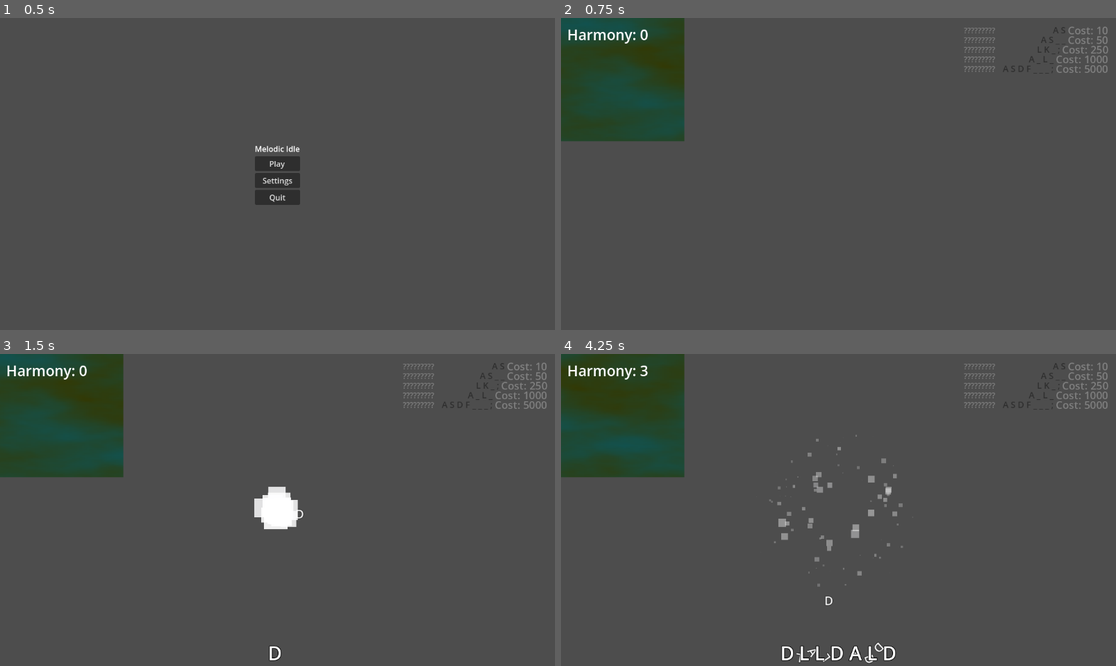
Above: before the commit, frames 1-4 (two rows, left to right).
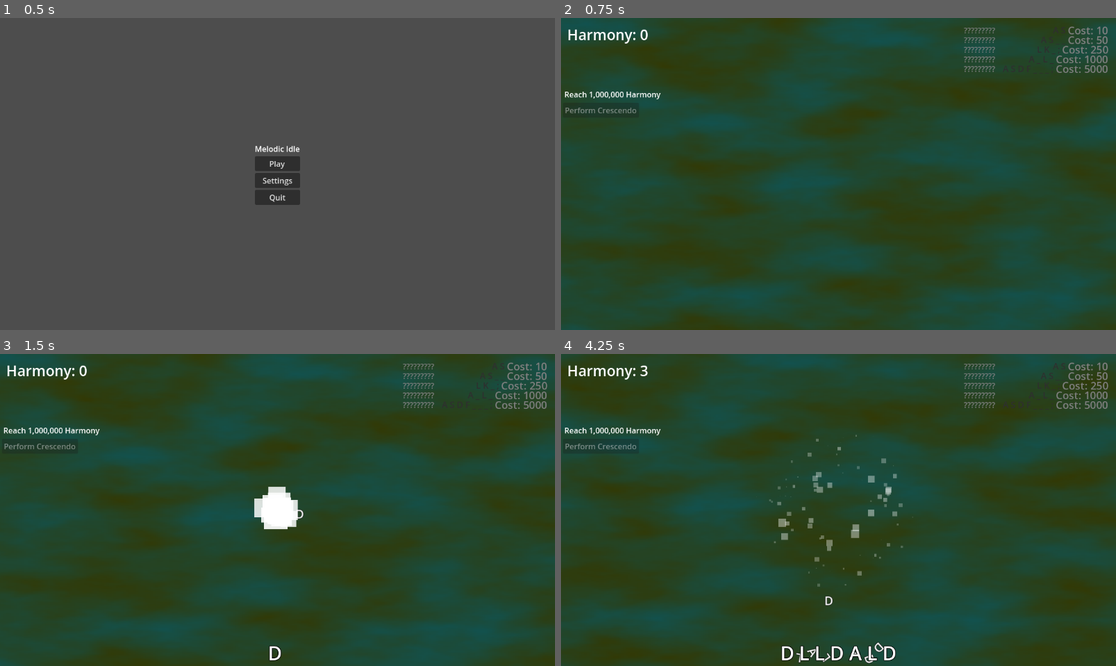
Above: after the commit, the same moments.

Repository: zKawaiiKittyz/Melodic-Idle
Game: Godot game, scene res://groups/scenes/main menu/main_menu.tscn
Same seed, same stepped clock (60 frames per second), same inputs: the game is played once before the commit and once after it.
Inputs:
- Up to frame 1 (0.5 s): no input
- Up to frame 2 (0.75 s): click "Play" at 0.5 s
- Up to frame 3 (1.5 s): tap Enter at 1.25 s; tap D (D) at 1.35 s
- Up to frame 4 (4.25 s): tap L (L) at 1.55, 2.1, 3.05 s; tap D (D) at 2.3, 3.6 s; tap A (A) at 2.85 s

Frame 1 is identical in both runs. In frame 2, 91% of the frame differs, in the area x 0-100%, y 0-100%; in frame 3, 90%; in frame 4, 90%.

Commit message:
Added Prestige

Diff:
--- a/melodic-idle-mew/groups/hud/pause menu/pause_menu.tscn
+++ b/melodic-idle-mew/groups/hud/pause menu/pause_menu.tscn
@@ -42,7 +42,7 @@
 [node name="QuitButton" type="Button" parent="PauseButtons"]
 unique_name_in_owner = true
 layout_mode = 2
-text = "Quit to Main Menu"
+text = "Quit to Desktop"
 
 [node name="SettingsView" type="VBoxContainer" parent="."]
 unique_name_in_owner = true
--- a/melodic-idle-mew/groups/scenes/main/main.gd
+++ b/melodic-idle-mew/groups/scenes/main/main.gd
@@ -37,6 +37,8 @@
 var sequence_tween: Tween
 var harmony: float = 0.0:
 	set = set_harmony
+var total_mastery_points: int = 0
+var mastery_points_on_reset: int = 0
 
 @onready var harmony_label: Label = %HarmonyLabel
 @onready var keypress_particles: GPUParticles2D = %KeypressParticles
@@ -47,6 +49,8 @@
 @onready var sequence_label: Label = %SequenceLabel
 @onready var pause_menu = $PauseMenu
 @onready var offline_progress_popup = %OfflineProgressPopup
+@onready var mastery_label: Label = %MasteryLabel
+@onready var prestige_button: Button = %PrestigeButton
 
 
 #region Static
@@ -87,6 +91,8 @@
 
 	pause_menu.quit_requested.connect(quit_to_main_menu)
 
+	prestige_button.pressed.connect(_on_prestige_button_pressed)
+
 
 func _setup_harmony_label() -> void:
 	harmony_changed.connect(_update_harmony_label)
@@ -114,6 +120,15 @@
 
 func _process(delta: float) -> void:
 	_increment_harmony(delta)
+
+	if harmony > 1_000_000:
+		mastery_points_on_reset = floor(log(harmony) / log(100)) - 2
+		prestige_button.disabled = false
+		mastery_label.text = "Crescendo for +%s Mastery" % mastery_points_on_reset
+	else:
+		mastery_points_on_reset = 0
+		prestige_button.disabled = true
+		mastery_label.text = "Reach 1,000,000 Harmony"
 
 
 func _unhandled_key_input(event: InputEvent) -> void:
@@ -155,7 +170,8 @@
 
 
 func _increment_harmony(delta: float) -> void:
-	harmony += harmony_per_second * delta
+	var prestige_bonus = 1.0 + (total_mastery_points * 0.10)
+	harmony += (harmony_per_second * prestige_bonus) * delta
 
 
 func _add_to_sequence(key: Key) -> void:
@@ -270,6 +286,29 @@
 	add_child(note)
 
 
+func _on_prestige_button_pressed() -> void:
+	if mastery_points_on_reset <= 0:
+		return
+
+	total_mastery_points += mastery_points_on_reset
+
+	harmony = 0.0
+	harmony_per_second = 1.0
+	sequence.clear()
+	current_instrument_color = Color.WHITE
+	for _combo: Combo in Combo.list:
+		_combo.unlocked = false
+
+	for node in get_children():
+		if node is RigidBody2D:
+			node.queue_free()
+
+
+	_update_sequence_label()
+
+	save_game()
+
+
 #endregion
 
 
@@ -286,6 +325,7 @@
 	config.set_value("PlayerData", "harmony_per_second", harmony_per_second)
 	config.set_value("PlayerData", "instrument_color", current_instrument_color)
 	config.set_value("PlayerData", "last_session_time", Time.get_unix_time_from_system())
+	config.set_value("PlayerData", "total_mastery", total_mastery_points)
 
 	for _combo: Combo in Combo.list:
 		var section: String = "Combo_%s" % _combo.type
@@ -323,6 +363,7 @@
 	harmony = config.get_value("PlayerData", "harmony", 0.0)
 	harmony_per_second = config.get_value("PlayerData", "harmony_per_second", 1.0)
 	current_instrument_color = config.get_value("PlayerData", "instrument_color", Color.WHITE)
+	total_mastery_points = config.get_value("PlayerData", "total_mastery", 0)
 
 	var last_time = config.get_value("PlayerData", "last_session_time", 0)
 	if last_time > 0:
--- a/melodic-idle-mew/groups/scenes/main/main.tscn
+++ b/melodic-idle-mew/groups/scenes/main/main.tscn
@@ -76,6 +76,10 @@
 anchors_preset = 15
 anchor_right = 1.0
 anchor_bottom = 1.0
+offset_left = -171.0
+offset_top = -127.0
+offset_right = 1273.0
+offset_bottom = 676.0
 grow_horizontal = 2
 grow_vertical = 2
 texture = SubResource("NoiseTexture2D_s1l1a")
@@ -155,6 +159,22 @@
 unique_name_in_owner = true
 visible = false
 
+[node name="MasteryLabel" type="Label" parent="CanvasLayer"]
+unique_name_in_owner = true
+offset_left = 7.0
+offset_top = 147.0
+offset_right = 47.0
+offset_bottom = 170.0
+
+[node name="PrestigeButton" type="Button" parent="CanvasLayer"]
+unique_name_in_owner = true
+offset_left = 4.0
+offset_top = 176.0
+offset_right = 162.0
+offset_bottom = 207.0
+text = "Perform Crescendo
+"
+
 [node name="ComboResetTimer" type="Timer" parent="."]
 unique_name_in_owner = true
 wait_time = 1.5
